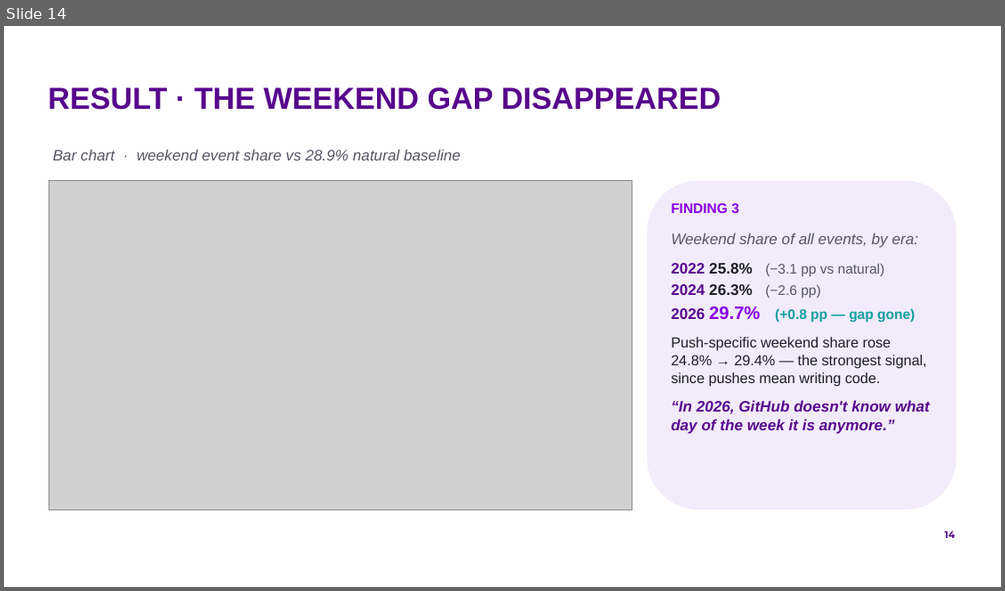
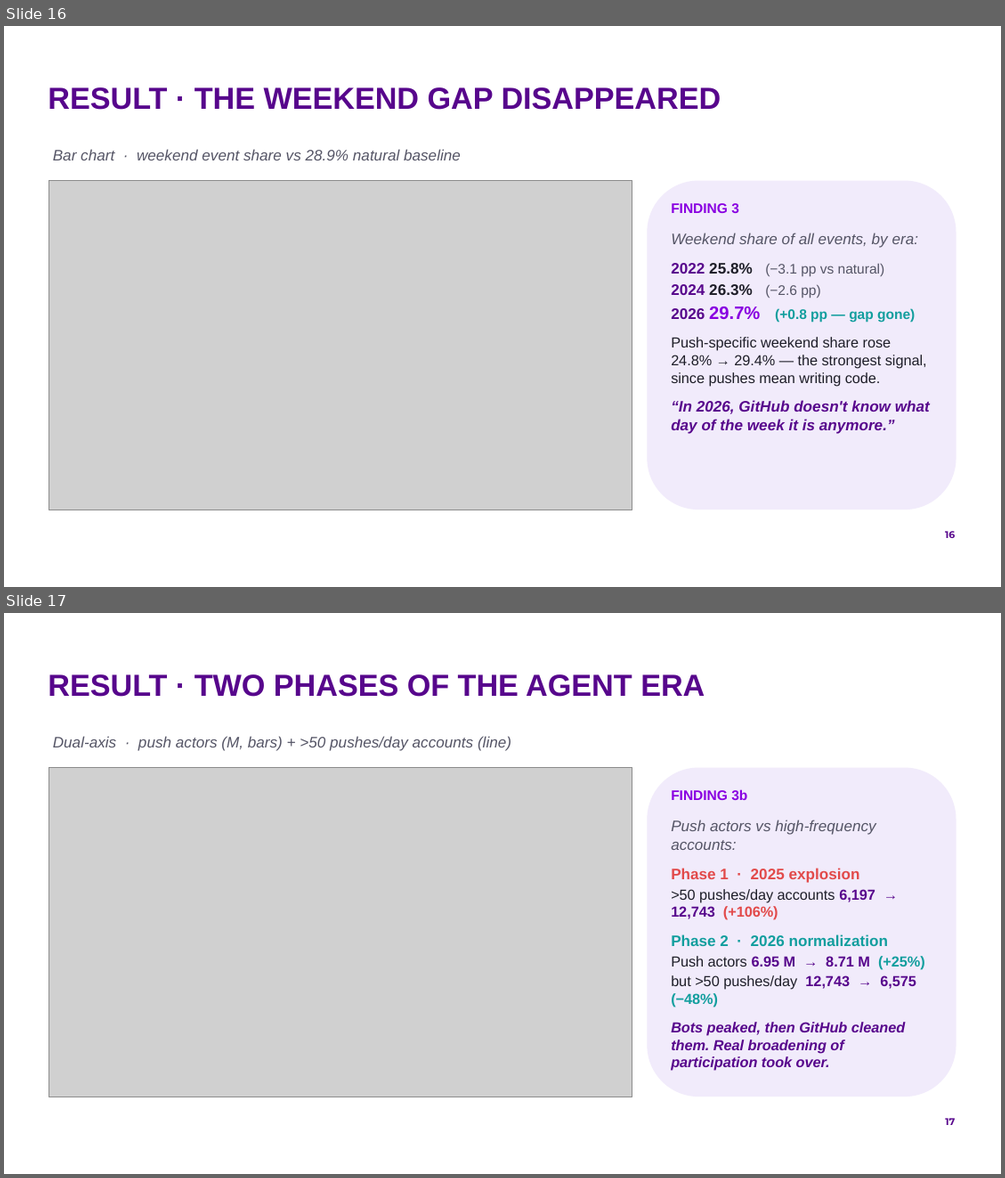
Before and after one commit to by2566-hash/OSS_Pulse, a slide deck: report/presentation/group9_oss_pulse.pptx. Shown one above the other, each under a label of ours: slide 14 before the commit, slides 16 and 17 after it. The pictures are 1005x591 and 1005x1178 pixels, drawn with LibreOffice and Linux fonts; fonts in the diff are those of the drawing; grey boxes stand for pictures; background and template pictures are left out. Boxes give left, top, right and bottom in pixels: in the first picture for what was removed or moved away, otherwise in the second. Text is boxed around its words. In the diff, an @@ line names an element or a change of style, - is before the commit and + after.

```diff
--- a/report/presentation/group9_oss_pulse.pptx
+++ b/report/presentation/group9_oss_pulse.pptx
@@ slide 17 added at [4,613,1001,1174], background #FFFFFF; not listed: 1 template element that a slide beside it also shows @@
@@ title added at [48,674,704,697], 22 pt, text #57068C, bold @@
+RESULT · TWO PHASES OF THE AGENT ERA
@@ text added at [53,736,511,751], 11 pt, text #555566, italic @@
+Dual-axis · push actors (M, bars) + >50 pushes/day accounts (line)
@@ picture added at [48,768,632,1096] @@
@@ rounded rectangle added at [647,768,956,1096], fill #F1EBFB @@
@@ text added at [671,789,747,800], 10 pt, text #8900E1, bold @@
+FINDING 3b
@@ text added at [671,819,925,1070], 10.5 pt, text #57068C, bold @@
+Push actors vs high-frequency accounts:
+Phase 1 · 2025 explosion
+>50 pushes/day accounts 6,197 → 12,743 (+106%)
+Phase 2 · 2026 normalization
+Push actors 6.95 M → 8.71 M (+25%)
+but >50 pushes/day 12,743 → 6,575 (−48%)
+Bots peaked, then GitHub cleaned them. Real broadening of participation took over.
@@ what was slide 14 is now slide 16 @@
@@ page number at [945,531,955,538]: text changed @@
-14
+16
```
Also in this commit, not shown: 10 slides changed, 3 other slides added, 1 slide removed, 3 other files.
